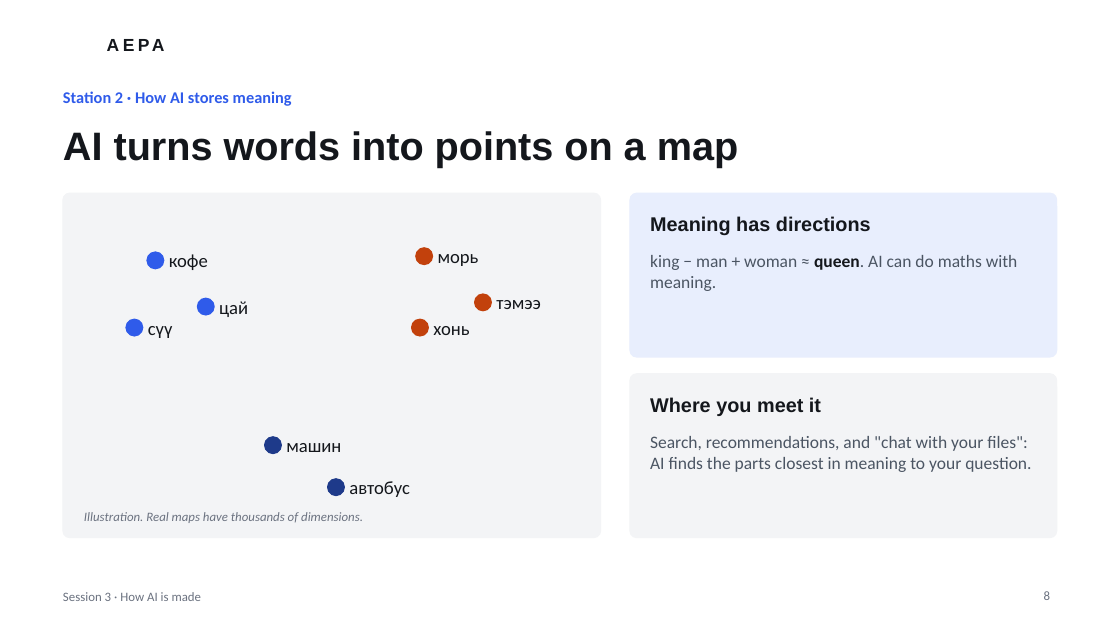
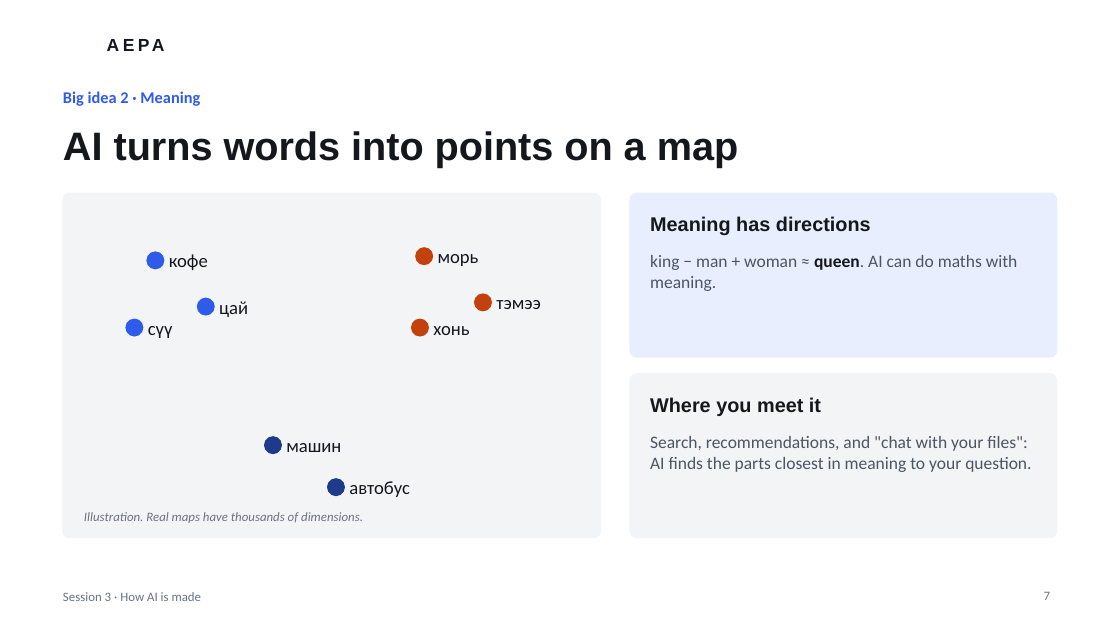
Before and after one commit to JTSG-cons/aepa-sessions, a slide deck: slide 7 of session-3/AEPA-Session-3.pptx (slide 8 before the commit). Drawn at 1120x630 pixels with LibreOffice and Linux fonts; fonts in the diff are those of the drawing; background and template pictures are left out. Boxes give left, top, right and bottom in pixels: in the first picture for what was removed or moved away, otherwise in the second. Text is boxed around its words. In the diff, an @@ line names an element or a change of style, - is before the commit and + after.

```diff
--- a/session-3/AEPA-Session-3.pptx
+++ b/session-3/AEPA-Session-3.pptx
@@ text at (63,91,200,106): text changed @@
-Station 2 · How AI stores meaning
+Big idea 2 · Meaning
@@ page number at (1044,592,1050,600): text changed @@
-8
+7
```
Also in this commit, not shown: 11 other slides changed, 4 slides added, 5 slides removed, 2 other files.
